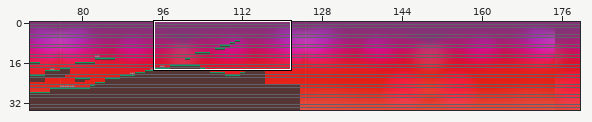
Two states of a Tiled map, android/assets/SegundoNivel2.tmx. The picture above shows the old version from afar; the outline marks the close-up.
Close-up. First the earlier version:
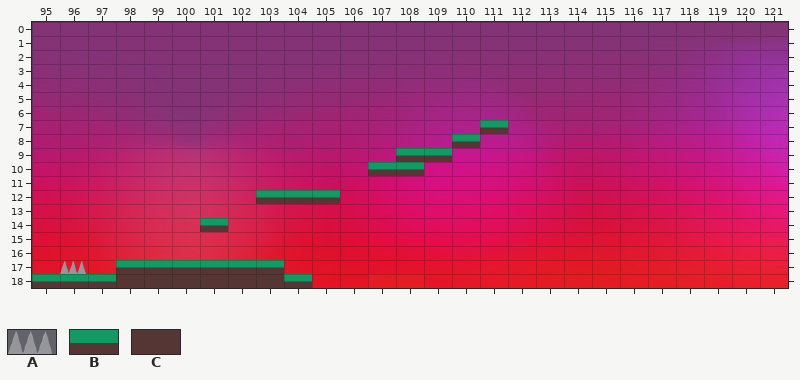
Cells are 64x32 px. Shown: x 95..121, y 0..18. The commit also changed other parts of the map, which this record leaves out. Tiles whose own drawing changed are shown in their newer look in all pictures.
Key: from "Picos": A 2; from "Untitled-9": B 66, C 82.
_ is an empty cell.
Layers that did not change in this view are not listed.
Layer "pastoPicos" before, first column x 95:
 0 ___________________________
 1 ___________________________
 2 ___________________________
 3 ___________________________
 4 ___________________________
 5 ___________________________
 6 ___________________________
 7 ________________B__________
 8 _______________B___________
 9 _____________BB____________
10 ____________BB_____________
11 ___________________________
12 ________BBB________________
13 ___________________________
14 ______B____________________
15 ___________________________
16 ___________________________
17 _A_BBBBBB__________________
18 BBBCCCCCCB_________________
Once edited:
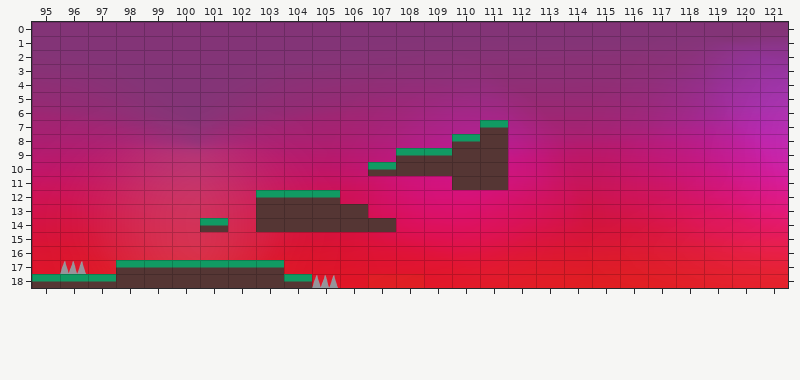
The exact change:
layer "cielo" opacity 100% -> 97%
Layer "pastoPicos":
The author put tile A in row 18 at x 105.
Tile B becomes tile C in row 10 at x 108.
The author put tile C in row 8 at x 111; in row 9 at x 110 to 111; in row 10 at x 109 to 111; in row 11 at x 110 to 111; in row 13 at x 103 to 106; in row 14 at x 103 to 107.
